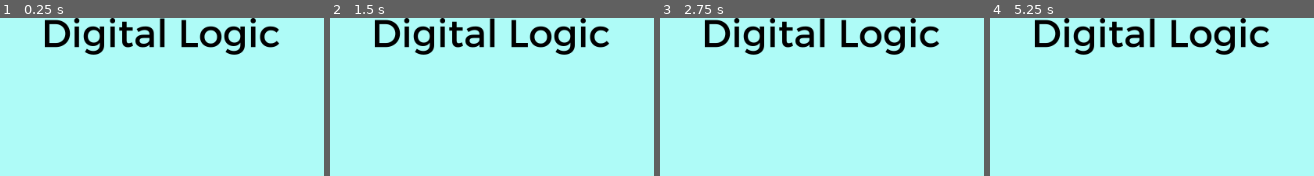
Above: before the commit, frames 1-4 (left to right).
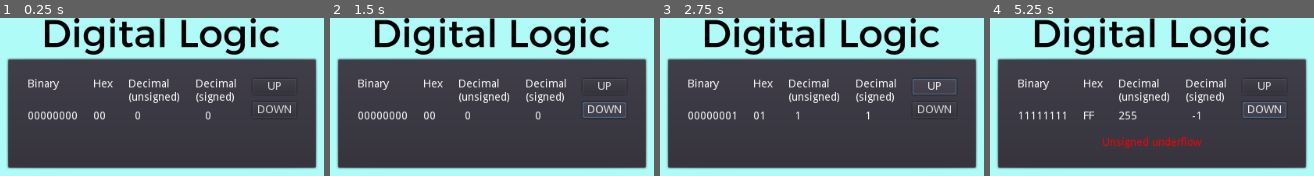
Above: after the commit, the same moments.

Repository: andrew-wilkes/digital-logic
Game: Godot game, scene res://Page.tscn
Same seed, same stepped clock (60 frames per second), same inputs: the game is played once before the commit and once after it. This scene is started directly instead of the project's main scene.
Inputs (mouse positions are in pixels of both pictures, inside the frame that each line leads up to):
- Up to frame 1 (0.25 s): no input
- Up to frame 2 (1.5 s): click (605, 85) at 0.5 s, where only the run after the commit has a clickable "UP"; click (605, 109) at 1.25 s, where only the run after the commit has a clickable "DOWN"
- Up to frame 3 (2.75 s): click (935, 85) at 2 s, where only the run after the commit has a clickable "UP"
- Up to frame 4 (5.25 s): click (1265, 109) at 2.75 s, where only the run after the commit has a clickable "DOWN"; click (1265, 85) at 3.5 s, where only the run after the commit has a clickable "UP"; click (1265, 109) at 4.25 s, where only the run after the commit has a clickable "DOWN"; tap Enter at 5 s

The runs differ from the first frame. In frame 1, 67% of the frame differs, in the area x 2-98%, y 25-96%; in frame 2, 67%; in frame 3, 67%; in frame 4, 67%.

Commit message:
Center the numbers scene

Diff:
--- a/game/Numbers.gd
+++ b/game/Numbers.gd
@@ -1,4 +1,4 @@
-extends Panel
+extends Container
 
 var number = 0
 var delta = 0
--- a/game/Numbers.tscn
+++ b/game/Numbers.tscn
@@ -2,124 +2,153 @@
 
 [ext_resource path="res://Numbers.gd" type="Script" id=1]
 
-[node name="Numbers" type="Panel"]
-anchor_right = 1.0
-anchor_bottom = 1.0
+[node name="Numbers" type="CenterContainer"]
+margin_right = 1024.0
+margin_bottom = 600.0
 script = ExtResource( 1 )
+
+[node name="Panel" type="PanelContainer" parent="."]
+margin_left = 313.0
+margin_top = 228.0
+margin_right = 711.0
+margin_bottom = 371.0
+size_flags_horizontal = 0
+size_flags_vertical = 0
 __meta__ = {
 "_edit_use_anchors_": false
 }
 
-[node name="VBox" type="VBoxContainer" parent="."]
-margin_right = 40.0
-margin_bottom = 40.0
+[node name="MarginContainer" type="MarginContainer" parent="Panel"]
+margin_left = 7.0
+margin_top = 7.0
+margin_right = 391.0
+margin_bottom = 136.0
+custom_constants/margin_right = 20
+custom_constants/margin_top = 20
+custom_constants/margin_left = 20
+custom_constants/margin_bottom = 20
 __meta__ = {
 "_edit_use_anchors_": false
 }
 
-[node name="Counter" type="HBoxContainer" parent="VBox"]
-margin_right = 344.0
-margin_bottom = 49.0
+[node name="VBox" type="VBoxContainer" parent="Panel/MarginContainer"]
+margin_left = 20.0
+margin_top = 20.0
+margin_right = 364.0
+margin_bottom = 109.0
 custom_constants/separation = 20
 __meta__ = {
 "_edit_use_anchors_": false
 }
 
-[node name="Col1" type="VBoxContainer" parent="VBox/Counter"]
+[node name="Counter" type="HBoxContainer" parent="Panel/MarginContainer/VBox"]
+margin_right = 344.0
+margin_bottom = 55.0
+custom_constants/separation = 20
+__meta__ = {
+"_edit_use_anchors_": false
+}
+
+[node name="Col1" type="VBoxContainer" parent="Panel/MarginContainer/VBox/Counter"]
 margin_right = 64.0
-margin_bottom = 49.0
+margin_bottom = 55.0
+custom_constants/separation = 10
 
-[node name="Label" type="Label" parent="VBox/Counter/Col1"]
+[node name="Label" type="Label" parent="Panel/MarginContainer/VBox/Counter/Col1"]
 margin_right = 64.0
 margin_bottom = 31.0
 size_flags_vertical = 0
 text = "Binary
 "
 
-[node name="Label2" type="Label" parent="VBox/Counter/Col1"]
-margin_top = 35.0
+[node name="Label2" type="Label" parent="Panel/MarginContainer/VBox/Counter/Col1"]
+margin_top = 41.0
 margin_right = 64.0
-margin_bottom = 49.0
+margin_bottom = 55.0
 size_flags_vertical = 0
 text = "00000000"
 
-[node name="Col2" type="VBoxContainer" parent="VBox/Counter"]
+[node name="Col2" type="VBoxContainer" parent="Panel/MarginContainer/VBox/Counter"]
 margin_left = 84.0
 margin_right = 109.0
-margin_bottom = 49.0
+margin_bottom = 55.0
+custom_constants/separation = 10
 
-[node name="Label2" type="Label" parent="VBox/Counter/Col2"]
+[node name="Label2" type="Label" parent="Panel/MarginContainer/VBox/Counter/Col2"]
 margin_right = 25.0
 margin_bottom = 31.0
 size_flags_vertical = 0
 text = "Hex
 "
 
-[node name="Label3" type="Label" parent="VBox/Counter/Col2"]
-margin_top = 35.0
+[node name="Label3" type="Label" parent="Panel/MarginContainer/VBox/Counter/Col2"]
+margin_top = 41.0
 margin_right = 25.0
-margin_bottom = 49.0
+margin_bottom = 55.0
 size_flags_vertical = 0
 text = "00"
 
-[node name="Col3" type="VBoxContainer" parent="VBox/Counter"]
+[node name="Col3" type="VBoxContainer" parent="Panel/MarginContainer/VBox/Counter"]
 margin_left = 129.0
 margin_right = 195.0
-margin_bottom = 49.0
+margin_bottom = 55.0
+custom_constants/separation = 10
 
-[node name="Label3" type="Label" parent="VBox/Counter/Col3"]
+[node name="Label3" type="Label" parent="Panel/MarginContainer/VBox/Counter/Col3"]
 margin_right = 66.0
 margin_bottom = 31.0
 size_flags_vertical = 0
 text = "Decimal
 (unsigned)"
 
-[node name="Label4" type="Label" parent="VBox/Counter/Col3"]
-margin_top = 35.0
+[node name="Label4" type="Label" parent="Panel/MarginContainer/VBox/Counter/Col3"]
+margin_top = 41.0
 margin_right = 66.0
-margin_bottom = 49.0
+margin_bottom = 55.0
 size_flags_vertical = 0
 text = "0"
 
-[node name="Col4" type="VBoxContainer" parent="VBox/Counter"]
+[node name="Col4" type="VBoxContainer" parent="Panel/MarginContainer/VBox/Counter"]
 margin_left = 215.0
 margin_right = 268.0
-margin_bottom = 49.0
+margin_bottom = 55.0
+custom_constants/separation = 10
 
-[node name="Label4" type="Label" parent="VBox/Counter/Col4"]
+[node name="Label4" type="Label" parent="Panel/MarginContainer/VBox/Counter/Col4"]
 margin_right = 53.0
 margin_bottom = 31.0
 size_flags_vertical = 0
 text = "Decimal
 (signed)"
 
-[node name="Label5" type="Label" parent="VBox/Counter/Col4"]
-margin_top = 35.0
+[node name="Label5" type="Label" parent="Panel/MarginContainer/VBox/Counter/Col4"]
+margin_top = 41.0
 margin_right = 53.0
-margin_bottom = 49.0
+margin_bottom = 55.0
 size_flags_vertical = 0
 text = "0"
 
-[node name="Col5" type="VBoxContainer" parent="VBox/Counter"]
+[node name="Col5" type="VBoxContainer" parent="Panel/MarginContainer/VBox/Counter"]
 margin_left = 288.0
 margin_right = 344.0
-margin_bottom = 49.0
+margin_bottom = 55.0
+custom_constants/separation = 10
 
-[node name="Up" type="Button" parent="VBox/Counter/Col5"]
+[node name="Up" type="Button" parent="Panel/MarginContainer/VBox/Counter/Col5"]
 margin_right = 56.0
 margin_bottom = 20.0
 text = "UP"
 
-[node name="Down" type="Button" parent="VBox/Counter/Col5"]
-margin_top = 24.0
+[node name="Down" type="Button" parent="Panel/MarginContainer/VBox/Counter/Col5"]
+margin_top = 30.0
 margin_right = 56.0
-margin_bottom = 44.0
+margin_bottom = 50.0
 text = "DOWN"
 
-[node name="Alert" type="Label" parent="VBox"]
-margin_top = 53.0
+[node name="Alert" type="Label" parent="Panel/MarginContainer/VBox"]
+margin_top = 75.0
 margin_right = 344.0
-margin_bottom = 67.0
+margin_bottom = 89.0
 text = "Alert"
 align = 1
 
@@ -129,9 +158,9 @@
 
 [node name="AlertTimer" type="Timer" parent="."]
 one_shot = true
-[connection signal="button_down" from="VBox/Counter/Col5/Up" to="." method="_on_Up_button_down"]
-[connection signal="button_up" from="VBox/Counter/Col5/Up" to="." method="_on_Up_button_up"]
-[connection signal="button_down" from="VBox/Counter/Col5/Down" to="." method="_on_Down_button_down"]
-[connection signal="button_up" from="VBox/Counter/Col5/Down" to="." method="_on_Down_button_up"]
+[connection signal="button_down" from="Panel/MarginContainer/VBox/Counter/Col5/Up" to="." method="_on_Up_button_down"]
+[connection signal="button_up" from="Panel/MarginContainer/VBox/Counter/Col5/Up" to="." method="_on_Up_button_up"]
+[connection signal="button_down" from="Panel/MarginContainer/VBox/Counter/Col5/Down" to="." method="_on_Down_button_down"]
+[connection signal="button_up" from="Panel/MarginContainer/VBox/Counter/Col5/Down" to="." method="_on_Down_button_up"]
 [connection signal="timeout" from="Timer" to="." method="_on_Timer_timeout"]
 [connection signal="timeout" from="AlertTimer" to="." method="_on_AlertTimer_timeout"]
--- a/game/Page.tscn
+++ b/game/Page.tscn
@@ -1,6 +1,7 @@
-[gd_scene load_steps=2 format=2]
+[gd_scene load_steps=3 format=2]
 
 [ext_resource path="res://assets/title.png" type="Texture" id=1]
+[ext_resource path="res://Numbers.tscn" type="PackedScene" id=2]
 
 [node name="Page" type="VBoxContainer"]
 anchor_right = 1.0
@@ -15,3 +16,7 @@
 margin_bottom = 47.0
 size_flags_horizontal = 4
 texture = ExtResource( 1 )
+
+[node name="Numbers" parent="." instance=ExtResource( 2 )]
+margin_top = 51.0
+margin_bottom = 194.0
